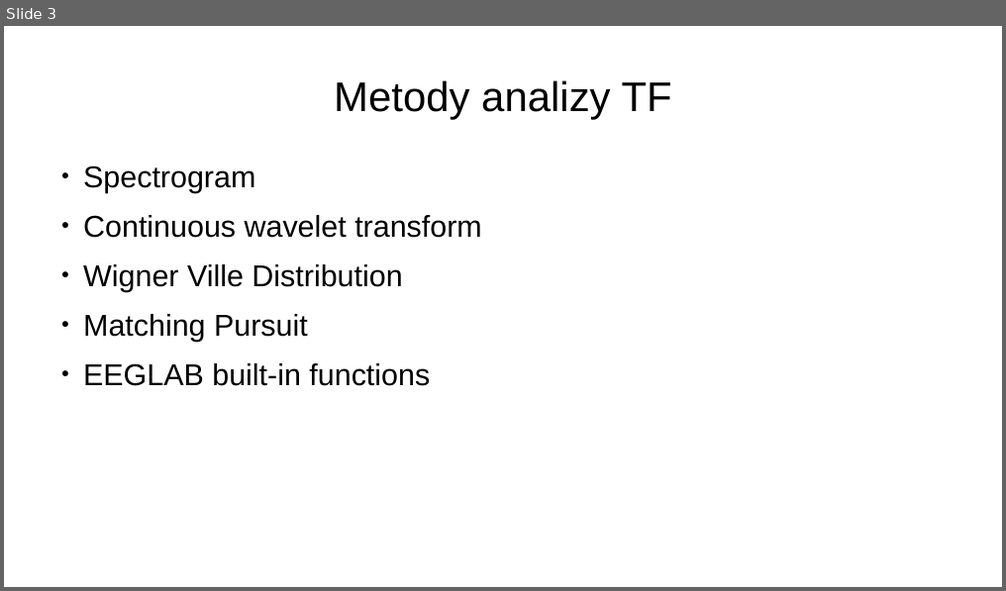
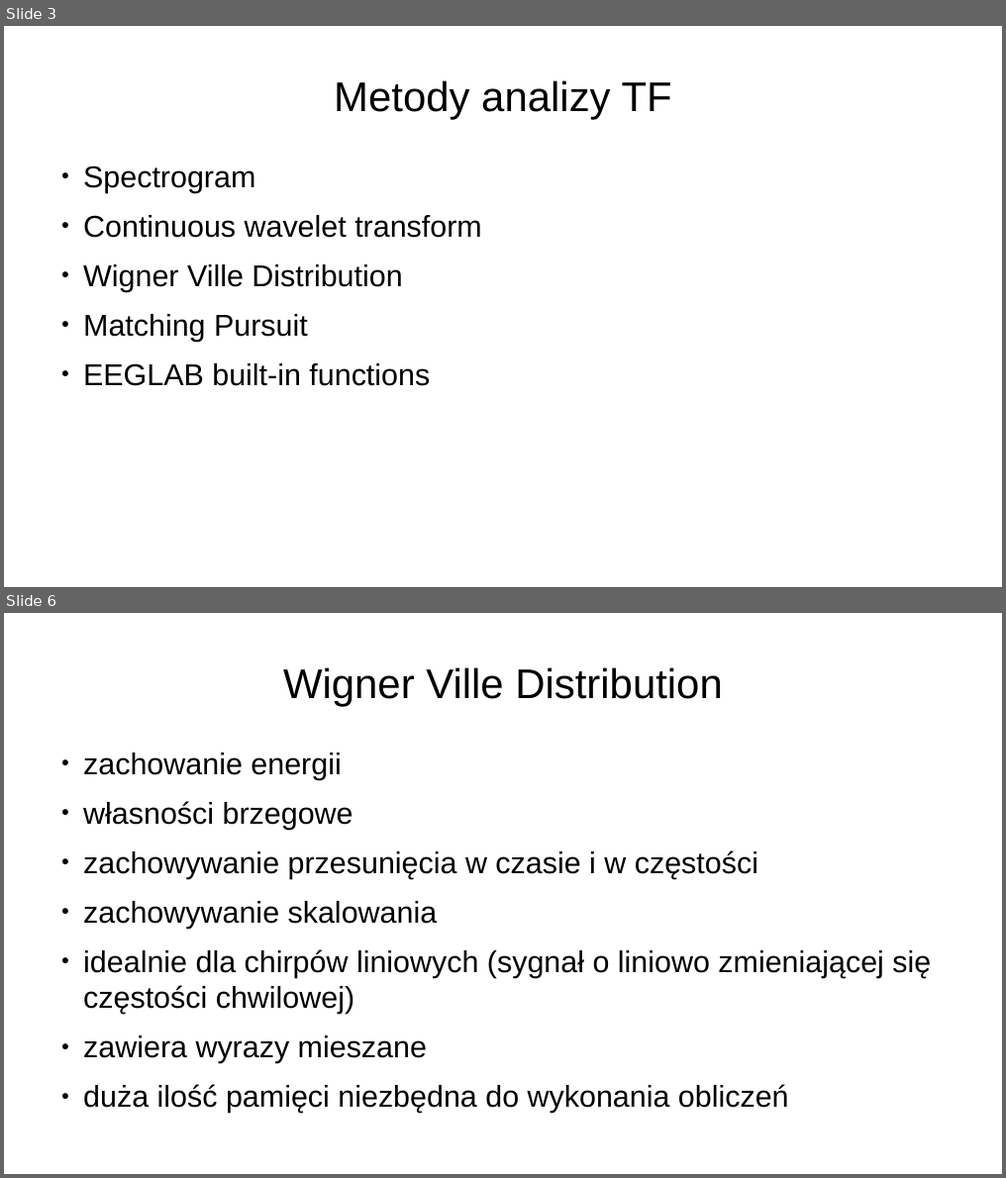
Before and after one commit to karolaug/eeg-laboratory, a slide deck: time-frequency/presentation/slides.odp. Shown one above the other, each under a label of ours: slide 3 before the commit, slides 3 and 6 after it; the slides between them are not shown. The pictures are 1006x591 and 1006x1178 pixels, drawn with LibreOffice and Linux fonts; fonts in the diff are those of the drawing. Boxes give left, top, right and bottom in pixels: in the first picture for what was removed or moved away, otherwise in the second. Text is boxed around its words. In the diff, an @@ line names an element or a change of style, - is before the commit and + after.

```diff
--- a/time-frequency/presentation/slides.odp
+++ b/time-frequency/presentation/slides.odp
@@ slide 6 added at <box>4,613,1002,1174</box>, background #FFFFFF @@
@@ title added at <box>283,667,722,707</box>, 47.9 pt, text #000000 @@
+Wigner Ville Distribution
@@ text added at <box>83,753,931,1113</box>, 34.8 pt, text #000000 @@
+● zachowanie energii
+● własności brzegowe
+● zachowywanie przesunięcia w czasie i w częstości
+● zachowywanie skalowania
+● idealnie dla chirpów liniowych (sygnał o liniowo zmieniającej się częstości chwilowej)
+● zawiera wyrazy mieszane
+● duża ilość pamięci niezbędna do wykonania obliczeń
```
Also in this commit, not shown: 1 slide changed, 4 other slides added, 4 slides removed, 7 other files.
